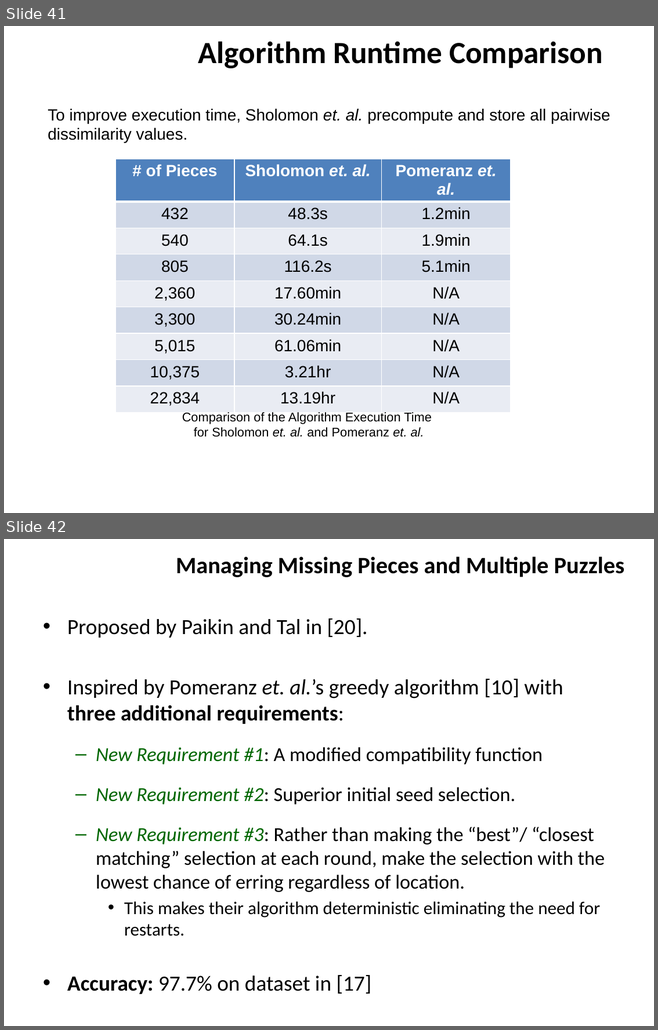
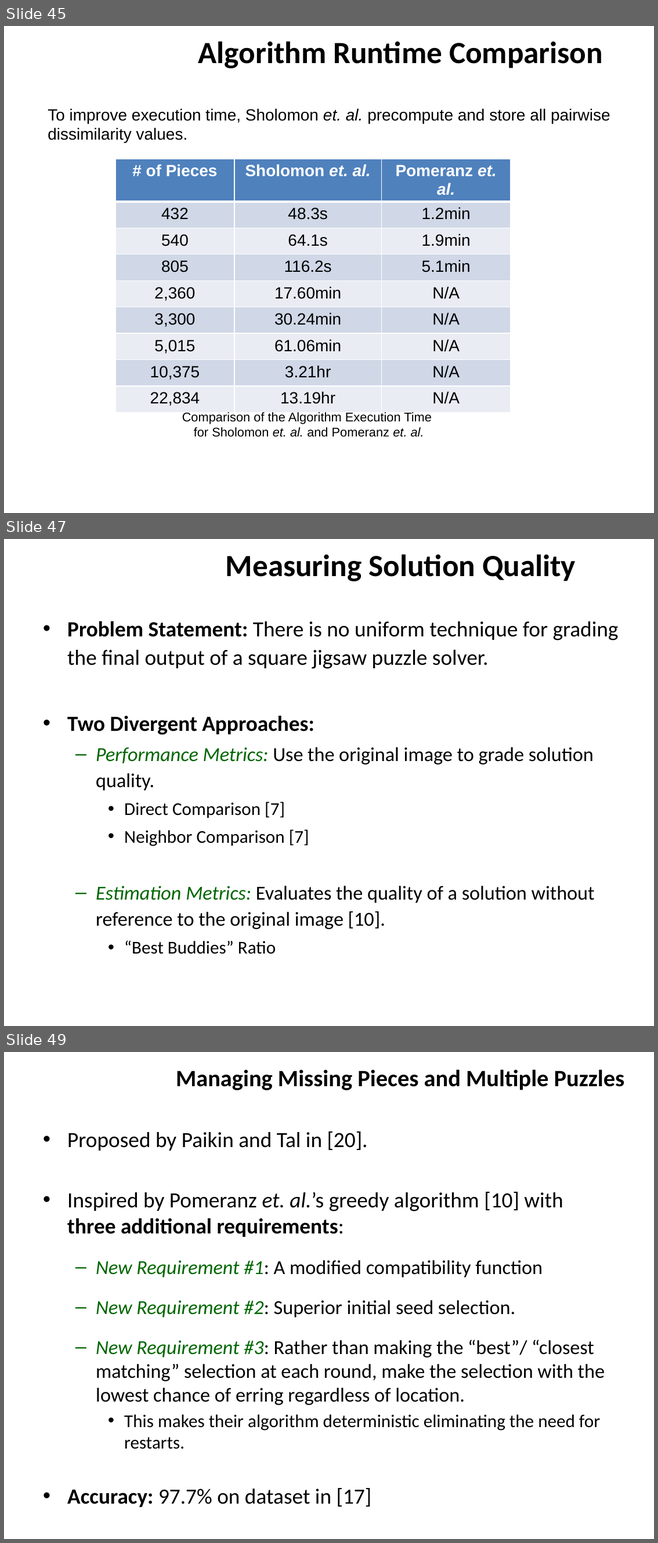
Before and after one commit to ZaydH/sjsu_thesis, a slide deck: Papers/Zayd_Hammoudeh_-_Square_Jigsaw_Puzzle_Problem_Literature_Review.pptx. Shown one above the other, each under a label of ours: slides 41 and 42 before the commit, slides 45, 47 and 49 after it; the slides between them are not shown. The pictures are 658x1030 and 658x1543 pixels, drawn with LibreOffice and Linux fonts; fonts in the diff are those of the drawing; background and template pictures are left out. Boxes give left, top, right and bottom in pixels: in the first picture for what was removed or moved away, otherwise in the second. Text is boxed around its words. In the diff, an @@ line names an element or a change of style, - is before the commit and + after.

```diff
--- a/Papers/Zayd_Hammoudeh_-_Square_Jigsaw_Puzzle_Problem_Literature_Review.pptx
+++ b/Papers/Zayd_Hammoudeh_-_Square_Jigsaw_Puzzle_Problem_Literature_Review.pptx
@@ slide 47 added at (4, 539, 654, 1026), background #FFFFFF @@
@@ title added at (226, 554, 575, 581), 34.2 pt, text #000000, bold @@
+Measuring Solution Quality
@@ text added at (67, 621, 618, 954), 22 pt, text #000000 @@
+• Problem Statement: There is no uniform technique for grading the final output of a square jigsaw puzzle solver.
+• Two Divergent Approaches:
+  – Performance Metrics: Use the original image to grade solution quality.
+    • Direct Comparison [7]
+    • Neighbor Comparison [7]
+  – Estimation Metrics: Evaluates the quality of a solution without reference to the original image [10].
+    • “Best Buddies” Ratio
@@ what was slide 41 is now slide 45 @@
@@ what was slide 42 is now slide 49 @@
```
Also in this commit, not shown: 1 slide changed, 13 other slides added, 1 slide removed, 1 other file.
